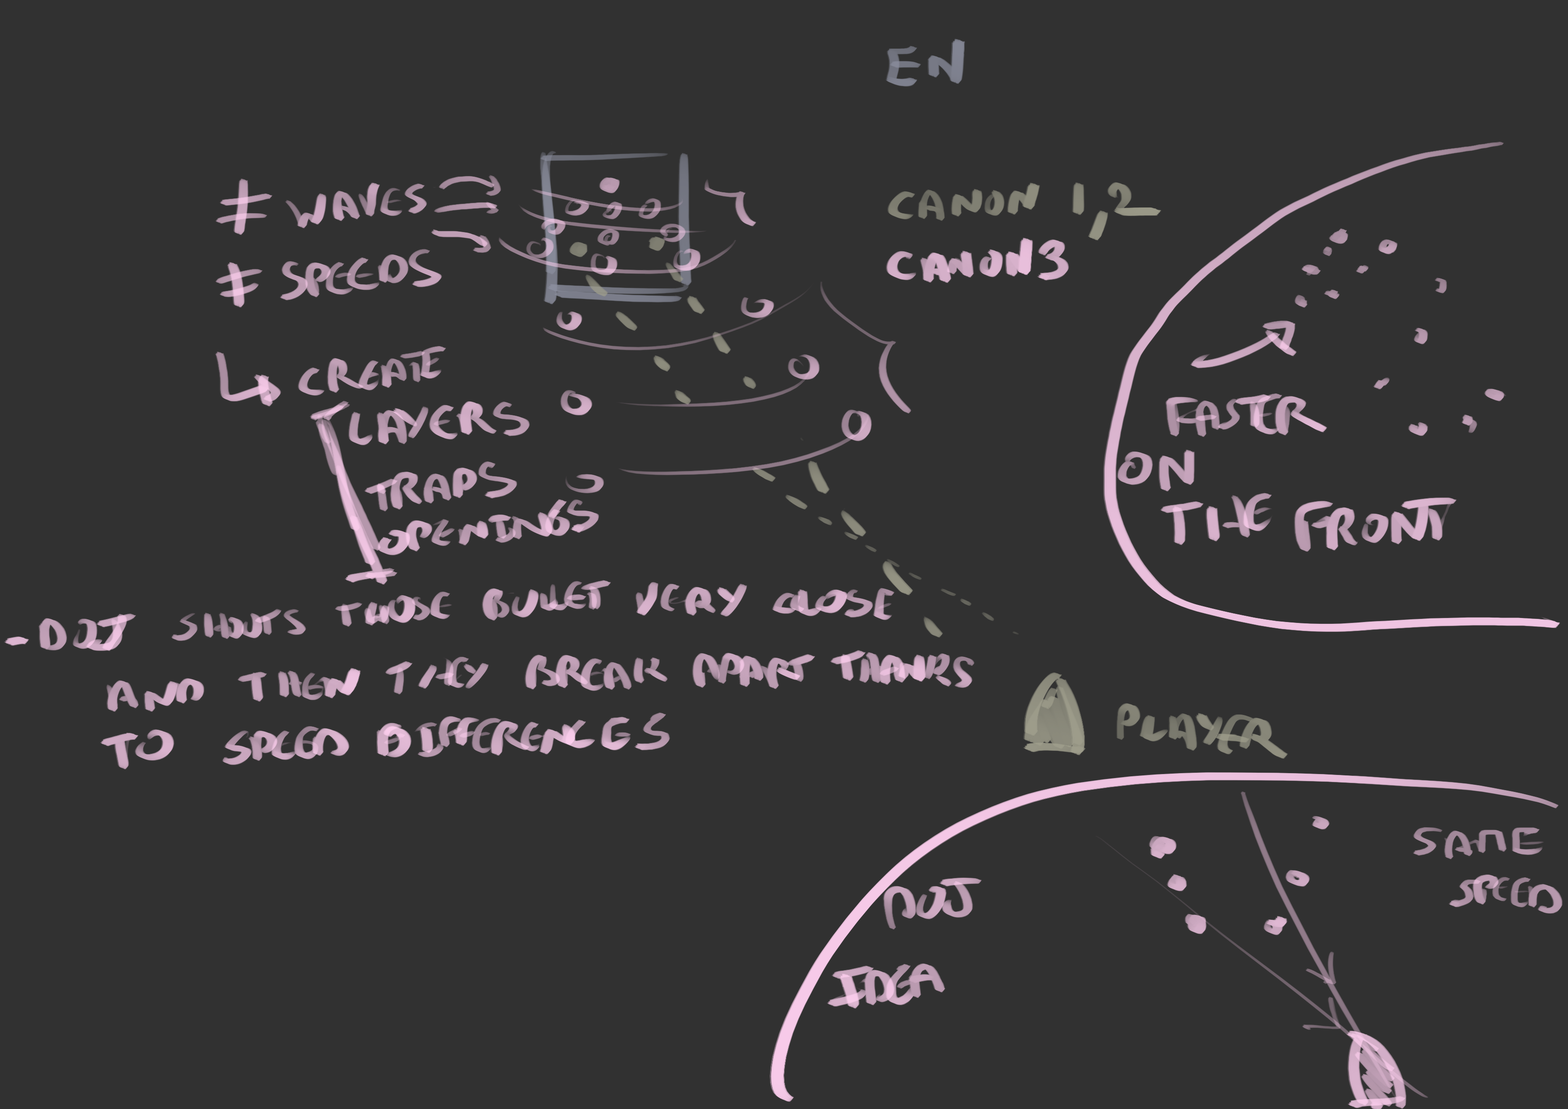
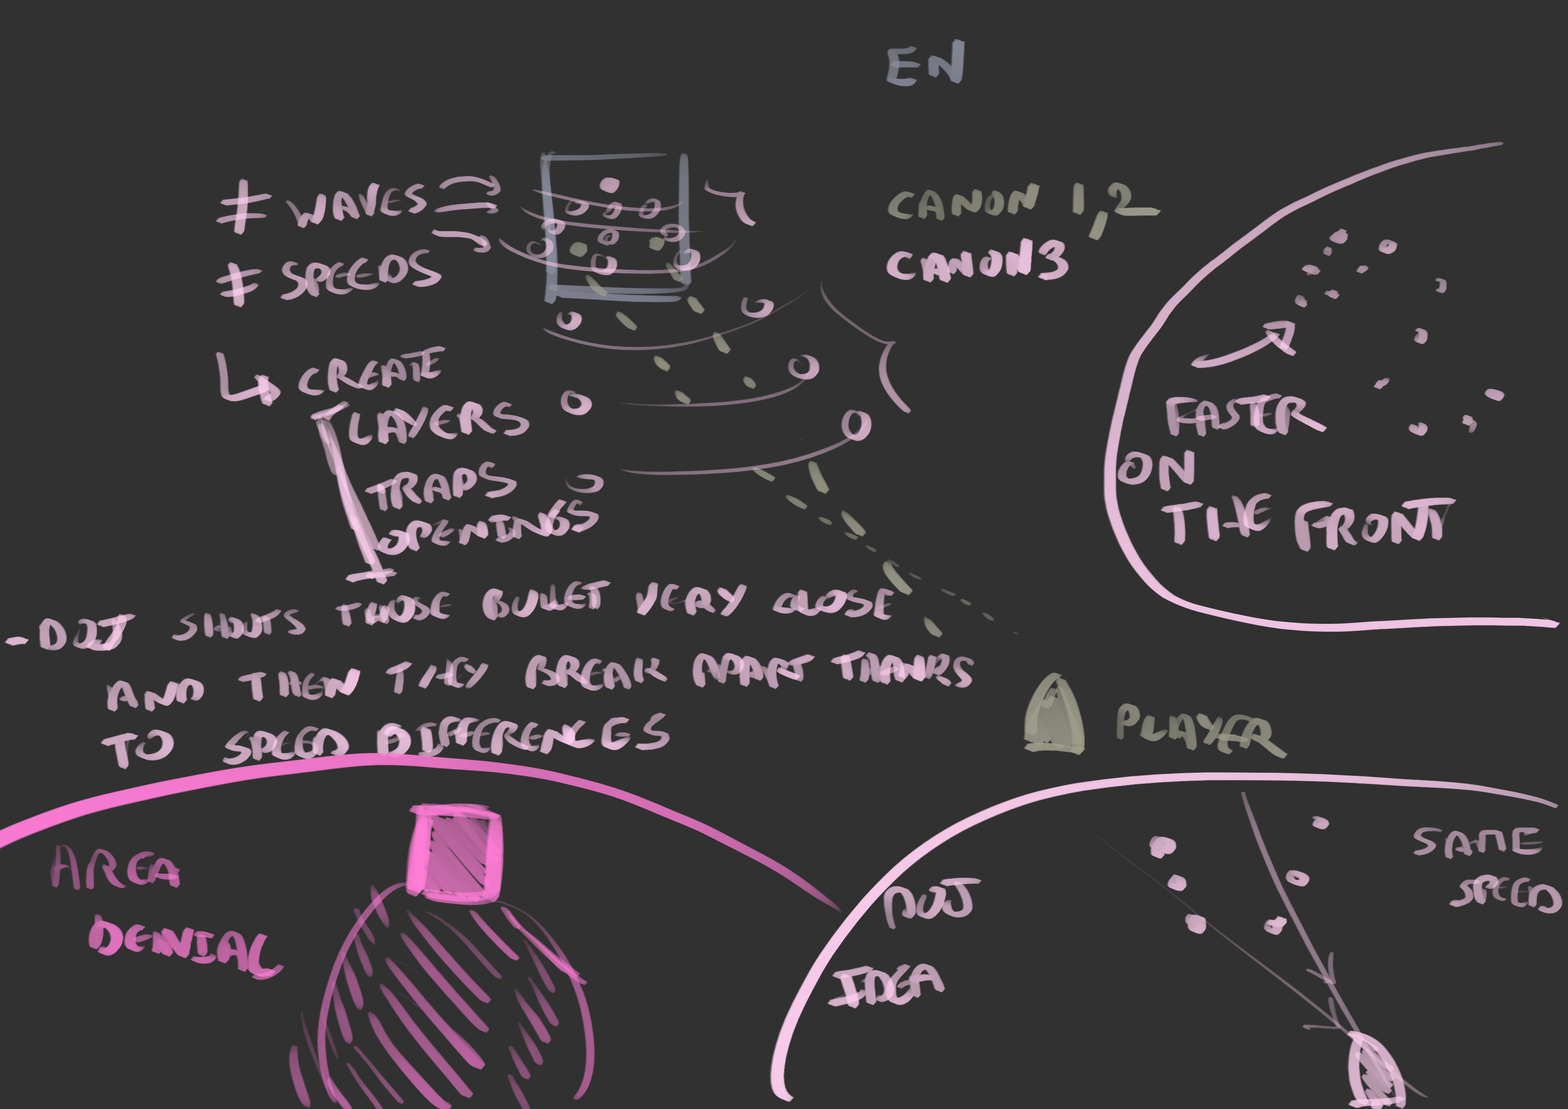
Before/after of a 1568 × 1109 layered artwork. What changed in the layer stack:
painted on "Paint Layer 2" over [0, 752, 843, 1109]